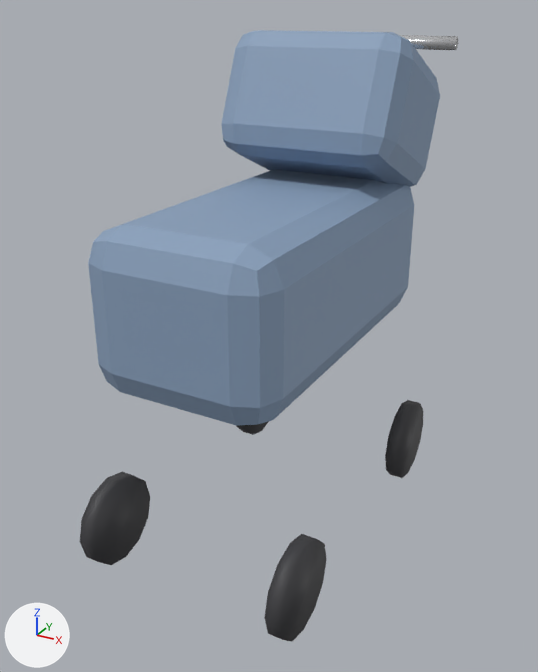
An edit to the glTF model dead-city/models/props/stroller.glb, drawn before and after from the same camera.
Rendered twice from a camera (50 mm lens) standing at (0.647, -1.195, 1.014) and looking at (-0.004, -0.011, 0.422). Lighting does not change. The marker at lower left points along +X, +Y and +Z. The first picture is the older version. Vertices at exactly the same position are counted once.

Objects in the first picture: 'stroller'.
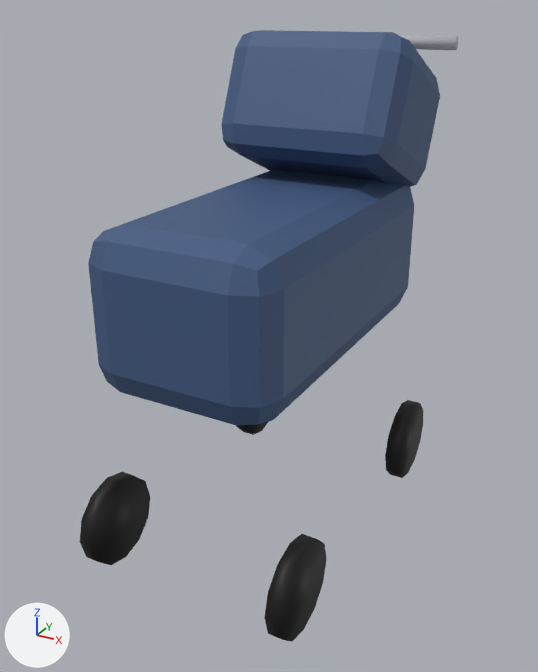
Changed parts and their boxes (x1, y1, x2, y2) in the pictures (538 x 672 px):
'stroller', recoloured, surface changed (darker): (80, 30, 458, 641) in both
part 1 of me_cube, recoloured (darker): (88, 30, 440, 426) in both
part 2 of me_cube, recoloured: (80, 400, 423, 641) in both
part 3 of me_cube, recoloured: (399, 35, 458, 50) in both
part 4 of me_cube, surface changed (darker): (80, 30, 458, 641) in both

The change, as a diff of the scene's bpy script:
```diff
--- a/dead-city/models/props/stroller.glb.py
+++ b/dead-city/models/props/stroller.glb.py
@@ img_palette_stroller @@
+img_palette_stroller = load_image('Palette_stroller', '_unpacked/Palette_stroller', 16, 16, 'sRGB')
@@ mat_stroller_matte_0_0 @@
+mat_stroller_matte_0_0 = principled_material('stroller_matte_0.0')
+mat_stroller_matte_0_0.texture = img_palette_stroller
+mat_stroller_matte_0_0.roughness = 0.6
@@ me_cube @@
 me_cube.from_pydata(...)  # 220 vertices, 412 faces; spans x -0.215..0.215, y -0.37..0.418, z 0.0..0.974
 # used by ob_stroller; location = (0.0, 0.0, 0.0)
+# me_cube part 1: all 216 faces that had it switch from mat_pram (blue #89a0bc) to mat_stroller_matte_0_0 (picture img_palette_stroller)
+# me_cube part 2: all 176 faces that had it switch from mat_malldark (dark grey #3f3f42) to mat_stroller_matte_0_0 (picture img_palette_stroller)
+# me_cube part 3: all 20 faces that had it switch from mat_mallchrome (white #e1e2e5) to mat_stroller_matte_0_0 (picture img_palette_stroller)
+# me_cube part 4: texture (UV) coordinates of 412 of 412 faces, centred in x -0.215..0.215, y -0.366..0.418, z 0.004..0.974, changed; they spanned u 0.0..1.0, v 0.0..1.0 and now span u 0.25..0.75, v 0.25..0.75
```
